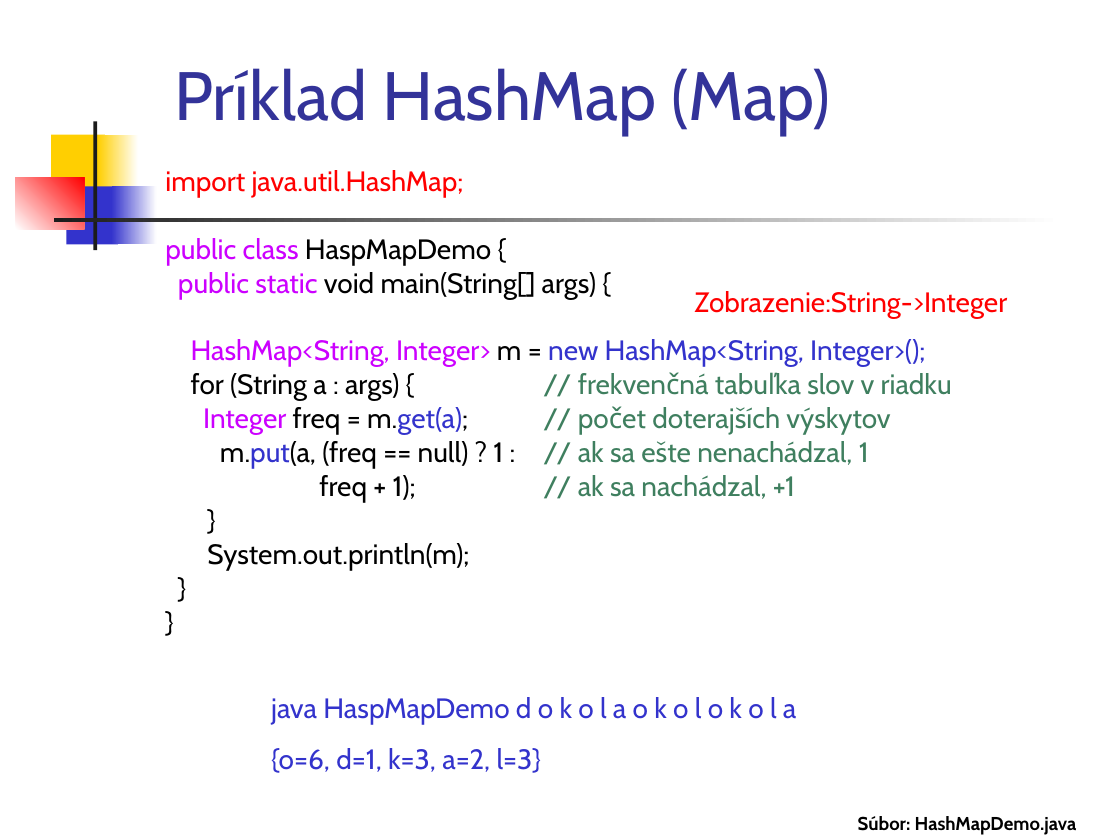
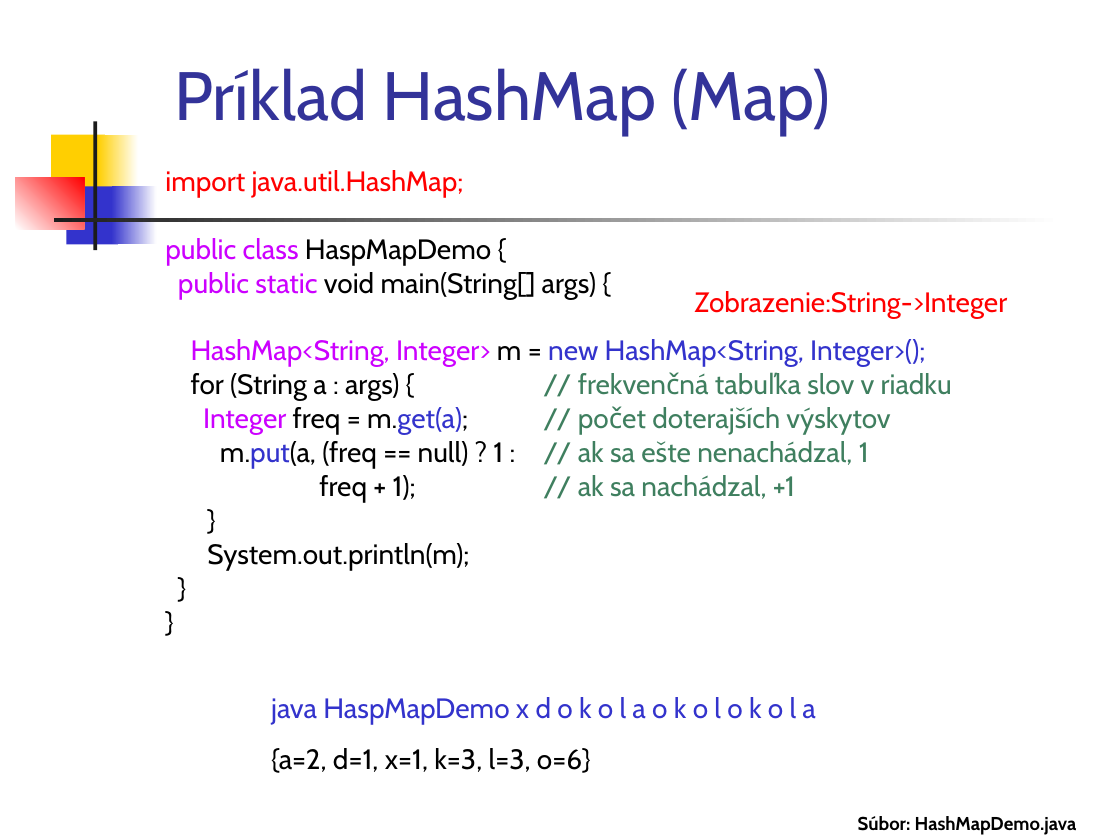
Before and after one commit to Programovanie4/Prednasky, a slide deck: slide 18 of 06/06_java.ppt (slide 20 before the commit). Drawn at 1120x840 pixels with LibreOffice and Linux fonts; fonts in the diff are those of the drawing. Boxes give left, top, right and bottom in pixels: in the first picture for what was removed or moved away, otherwise in the second. Text is boxed around its words. In the diff, an @@ line names an element or a change of style, - is before the commit and + after.

```diff
--- a/06/06_java.ppt
+++ b/06/06_java.ppt
@@ text at bbox=[271, 697, 815, 773]: text changed @@
-java HaspMapDemo d o k o l a o k o l o k o l a
-{o=6, d=1, k=3, a=2, l=3}
+java HaspMapDemo x d o k o l a o k o l o k o l a
+{a=2, d=1, x=1, k=3, l=3, o=6}
```
Also in this commit, not shown: 9 other slides changed, 6 slides added, 6 slides removed, 3 other files.
